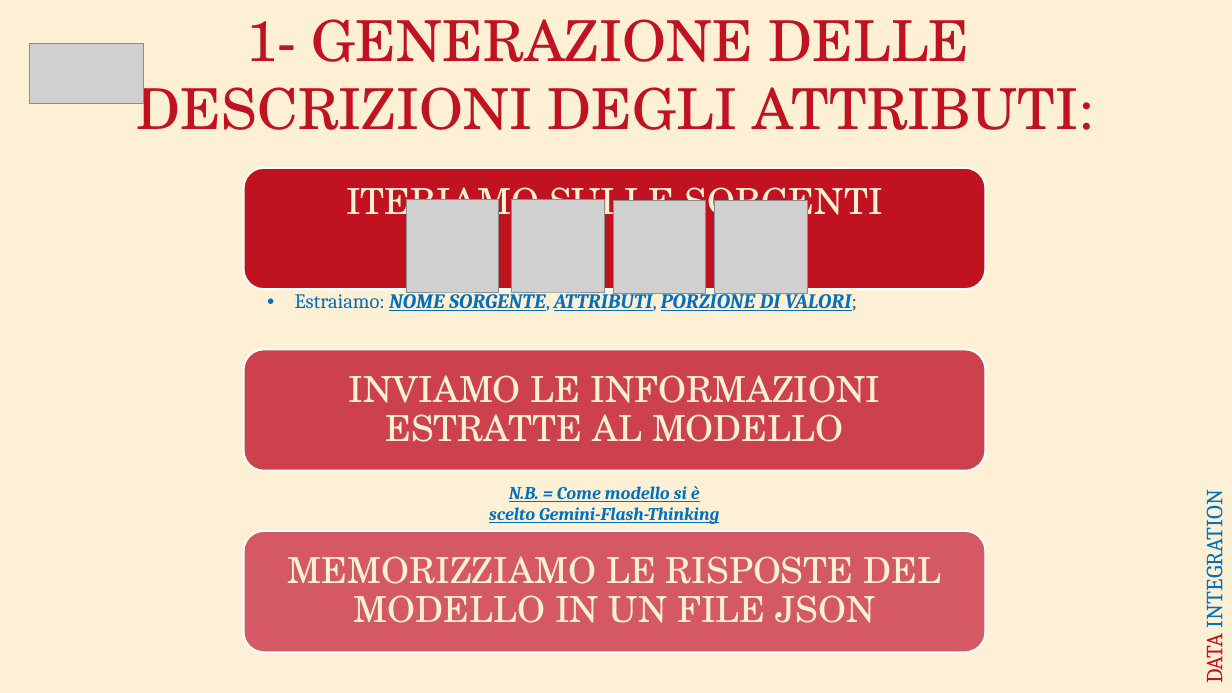
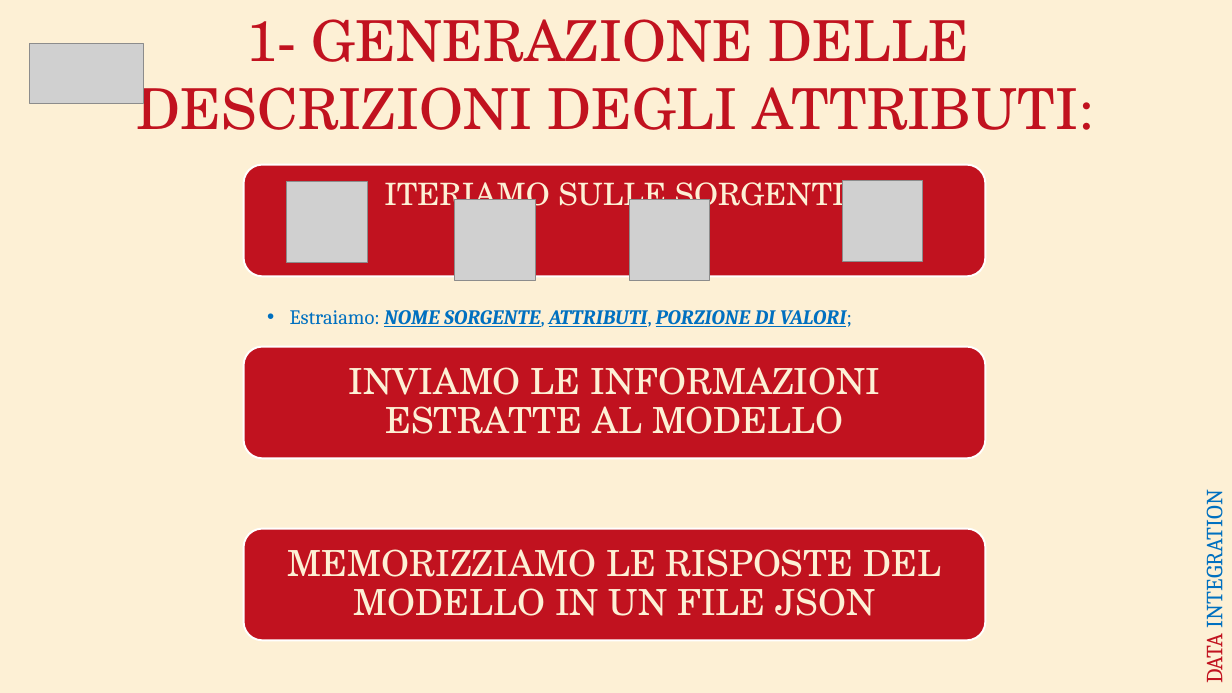
Before and after one commit to AntonioSouls/IDD_HOMEWORK5_Data-Integration, a slide deck: slide 9 of Data Integration Presentazione.pptx. Drawn at 1232x693 pixels with LibreOffice and Linux fonts; fonts in the diff are those of the drawing; grey boxes stand for pictures. Boxes give left, top, right and bottom in pixels: in the first picture for what was removed or moved away, otherwise in the second. Text is boxed around its words. In the diff, an @@ line names an element or a change of style, - is before the commit and + after.

```diff
--- a/Data Integration Presentazione.pptx
+++ b/Data Integration Presentazione.pptx
@@ rounded rectangle: place and size @@
-rounded rectangle at (244,168,986,289)
+rounded rectangle at (244,165,986,276)
@@ text "ITERIAMO SULLE SORGENTI" at (384,180,845,215): size 28 to 24 pt; less space between paragraphs @@
@@ picture added at (287,182,368,262) @@
@@ picture removed at (407,200,499,292) @@
@@ picture added at (455,200,535,280) @@
@@ picture removed at (512,200,604,292) @@
@@ picture: place and size @@
-picture at (614,201,706,293)
+picture at (629,200,710,280)
@@ picture removed at (715,201,808,293) @@
@@ picture added at (842,180,922,261) @@
@@ text "Estraiamo: NOME SORGENTE, ATTRIBUTI, PORZIONE ..." rewrapped from (295,289,857,314) to (290,310,852,327) @@
@@ rounded rectangle: place and size @@
-rounded rectangle at (244,349,986,470)
+rounded rectangle at (244,347,986,458)
@@ rounded rectangle at (244,347,986,458): fill #CD414C to #C1121F @@
@@ text "INVIAMO LE INFORMAZIONI ESTRATTE AL ...": place and size @@
-text "INVIAMO LE INFORMAZIONI ESTRATTE AL ..." at (349,375,881,442)
+text "INVIAMO LE INFORMAZIONI ESTRATTE AL ..." at (349,367,881,434)
@@ text removed at (489,486,719,524) @@
-N.B. = Come modello si è scelto Gemini-Flash-Thinking
@@ rounded rectangle: place and size @@
-rounded rectangle at (244,531,986,653)
+rounded rectangle at (244,529,986,640)
@@ rounded rectangle at (244,529,986,640): fill #D45962 to #C1121F @@
@@ text "MEMORIZZIAMO LE RISPOSTE DEL MODELLO ...": place and size @@
-text "MEMORIZZIAMO LE RISPOSTE DEL MODELLO ..." at (288,556,941,623)
+text "MEMORIZZIAMO LE RISPOSTE DEL MODELLO ..." at (288,549,941,616)
```
Also in this commit, not shown: 12 other slides changed, 5 slides added, 2 slides removed.
